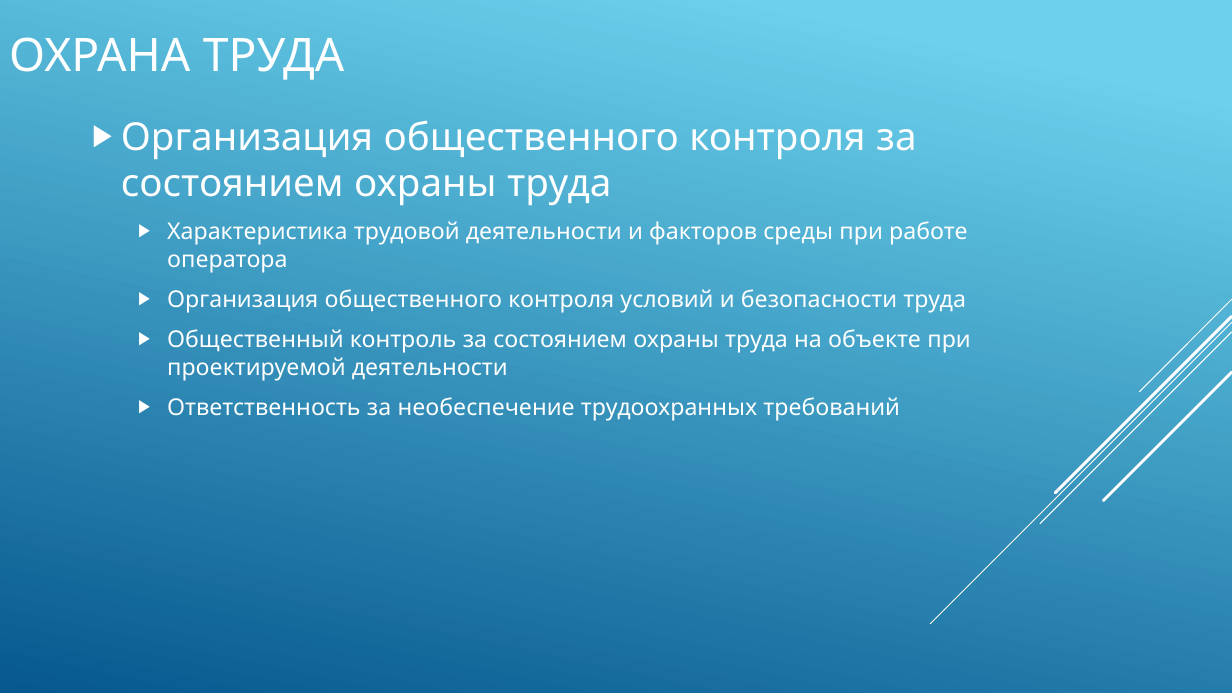
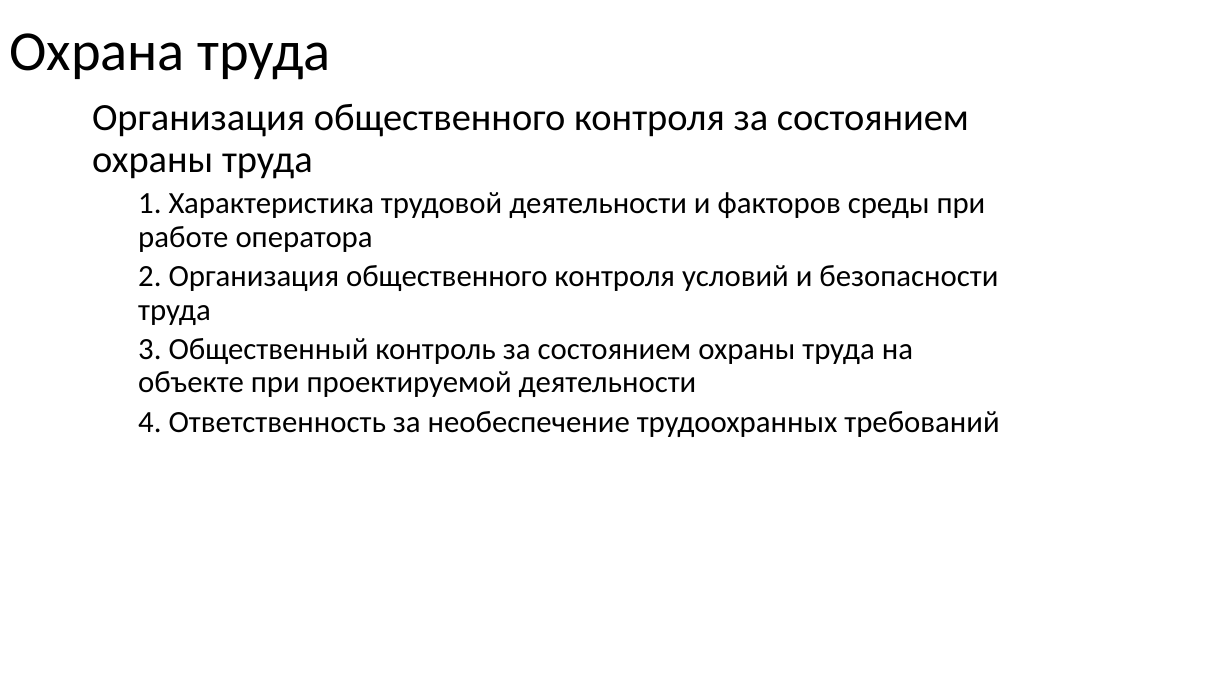
Before and after one commit to Mepecbe/Antivirus_DiplomProject, a slide deck: slide 16 of Documents/Prezentatsia_k_diplomnomu_proektu.pptx (slide 6 before the commit). Drawn at 1232x693 pixels with LibreOffice and Linux fonts; fonts in the diff are those of the drawing. Boxes give left, top, right and bottom in pixels: in the first picture for what was removed or moved away, otherwise in the second. Text is boxed around its words. In the diff, an @@ line names an element or a change of style, - is before the commit and + after.

```diff
--- a/Documents/Prezentatsia_k_diplomnomu_proektu.pptx
+++ b/Documents/Prezentatsia_k_diplomnomu_proektu.pptx
@@ background gradient #6ED2EB to #06588E to #FFFFFF @@
@@ title at [9,33,331,80]: text changed; size 36 to 44 pt; font Quicksand to Calibri; text colour #FFFFFF to #000000 @@
-ОХРАНА ТРУДА
+Охрана труда
@@ text "Организация общественного контроля за состоянием ...": place and size @@
-text "Организация общественного контроля за состоянием ..." at [121,120,970,421]
+text "Организация общественного контроля за состоянием ..." at [92,104,999,437]
@@ text "Организация общественного контроля за состоянием ..." at [92,104,999,437]: vertical alignment middle to top @@
@@ text at [92,104,969,179]: font Quicksand to Calibri, text colour #FFFFFF to #000000 in "Организация общественного контроля за состоянием охраны труд ..."; bullet ▶ to none; line spacing 1 to 0.9; less space between paragraphs @@
@@ text at [138,192,999,437]: text changed; size 18 to 24 pt; font Quicksand to Calibri; text colour #FFFFFF to #000000 @@
-  ▶ Характеристика трудовой деятельности и факторов среды при работе оператора
-  ▶ Организация общественного контроля условий и безопасности труда
-  ▶ Общественный контроль за состоянием охраны труда на объекте при проектируемой деятельности
-  ▶ Ответственность за необеспечение трудоохранных требований
+  1. Характеристика трудовой деятельности и факторов среды при работе оператора
+  2. Организация общественного контроля условий и безопасности труда
+  3. Общественный контроль за состоянием охраны труда на объекте при проектируемой деятельности
+  4. Ответственность за необеспечение трудоохранных требований
@@ group removed at [931,299,1232,624]: 5 lines @@
```
Also in this commit, not shown: 3 other slides changed, 13 slides added, 3 slides removed, 12 other files.
